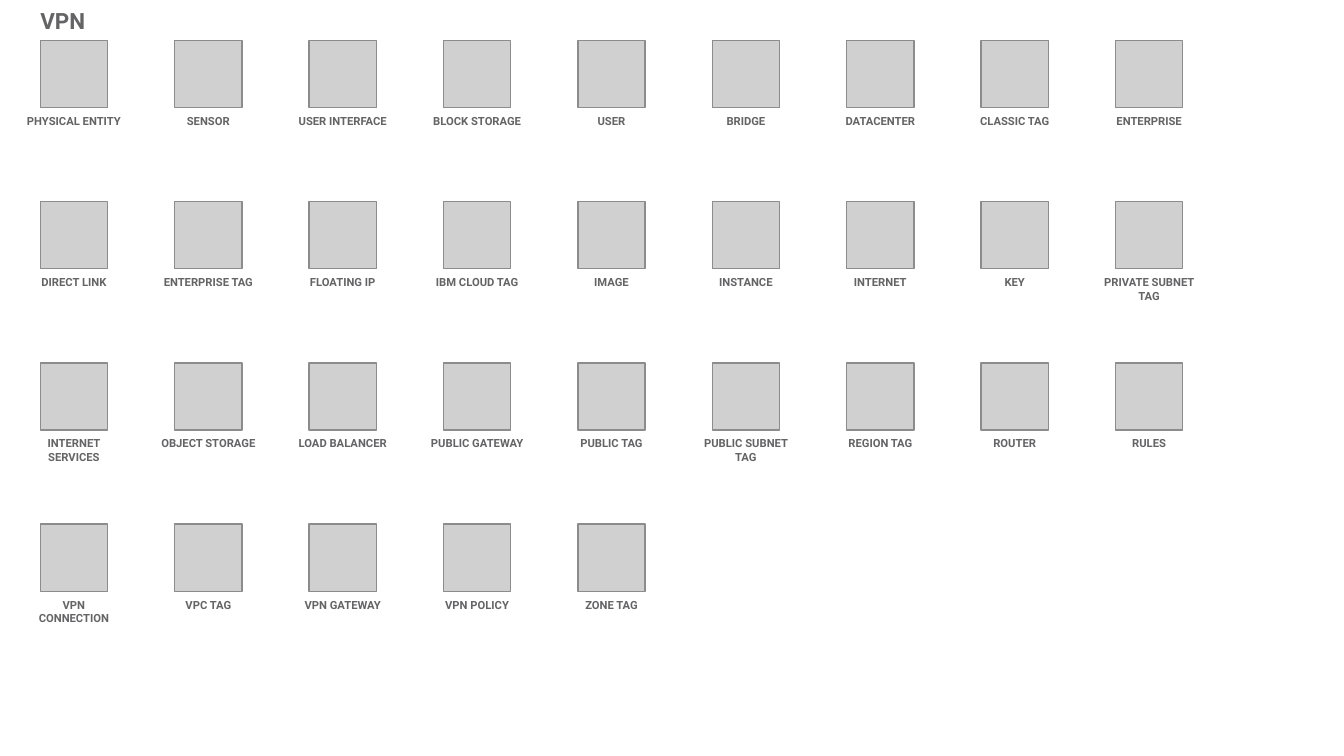
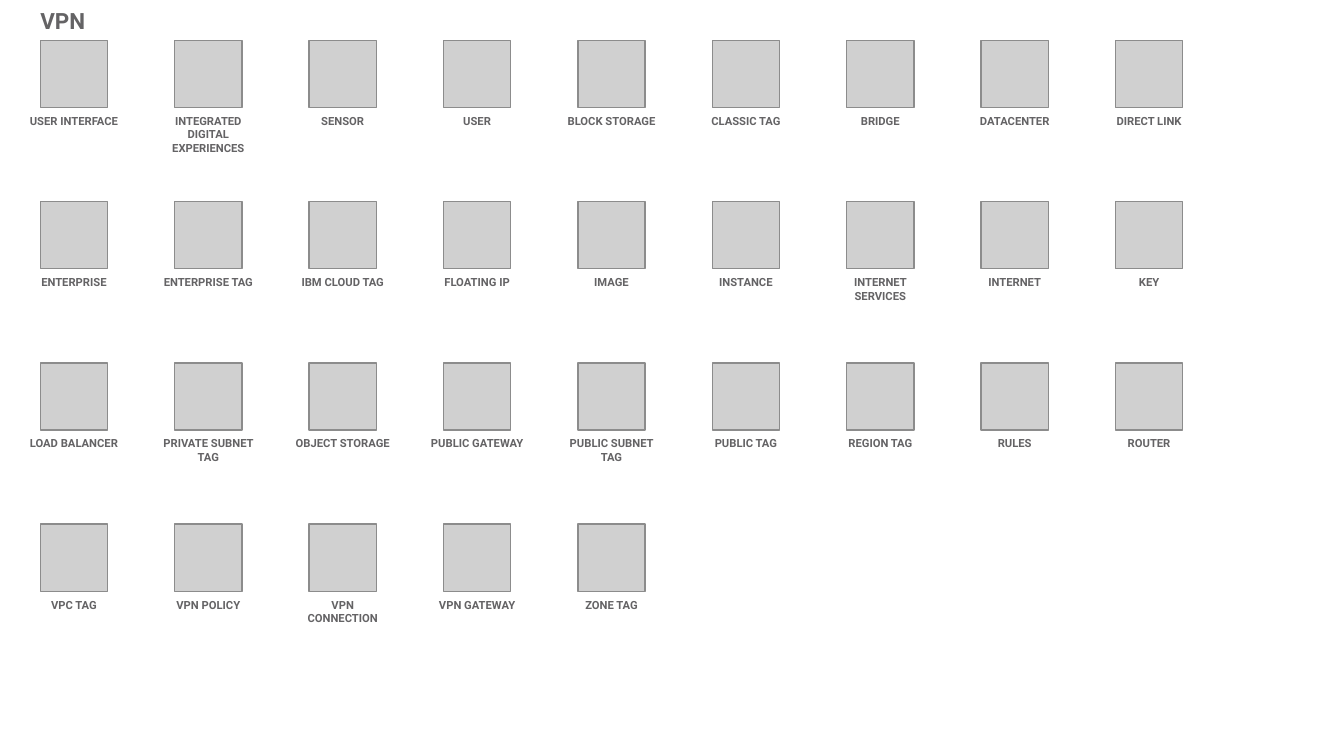
Before and after one commit to l2fprod/myarchitecture, a slide deck: slide 23 of mycatalog-architecture-diagram-template.pptx. Drawn at 1344x756 pixels with LibreOffice and Linux fonts; fonts in the diff are those of the drawing; grey boxes stand for pictures. Boxes give left, top, right and bottom in pixels: in the first picture for what was removed or moved away, otherwise in the second. Text is boxed around its words. In the diff, an @@ line names an element or a change of style, - is before the commit and + after.

Commit message:
new deck

```diff
--- a/mycatalog-architecture-diagram-template.pptx
+++ b/mycatalog-architecture-diagram-template.pptx
@@ text at (x1=30, y1=117, x2=118, y2=125): text changed @@
-PHYSICAL ENTITY
+USER INTERFACE
@@ text added at (x1=172, y1=117, x2=244, y2=152), 6 pt, text #646365, bold @@
+INTEGRATED DIGITAL EXPERIENCES
@@ text removed at (x1=299, y1=117, x2=387, y2=125) @@
-USER INTERFACE
@@ text "CLASSIC TAG" moved from (x1=980, y1=117, x2=1049, y2=125) to (x1=711, y1=117, x2=780, y2=125) @@
@@ text at (x1=1117, y1=117, x2=1181, y2=125): text changed @@
-ENTERPRISE
+DIRECT LINK
@@ text at (x1=41, y1=278, x2=106, y2=286): text changed @@
-DIRECT LINK
+ENTERPRISE
@@ text at (x1=854, y1=278, x2=907, y2=300): text changed @@
-INTERNET
+INTERNET SERVICES
@@ text added at (x1=988, y1=278, x2=1041, y2=286), 6 pt, text #646365, bold @@
+INTERNET
@@ text at (x1=30, y1=439, x2=118, y2=447): text changed @@
-INTERNET SERVICES
+LOAD BALANCER
@@ text "PRIVATE SUBNET TAG" moved from (x1=1104, y1=278, x2=1195, y2=300) to (x1=163, y1=439, x2=254, y2=461) @@
@@ 8 texts moved together from (x1=161, y1=117, x2=1036, y2=447) to (x1=296, y1=117, x2=1171, y2=447) @@
@@ text removed at (x1=299, y1=439, x2=387, y2=447) @@
-LOAD BALANCER
@@ text at (x1=570, y1=439, x2=654, y2=461): text changed @@
-PUBLIC TAG
+PUBLIC SUBNET TAG
@@ text at (x1=715, y1=439, x2=777, y2=447): text changed @@
-PUBLIC SUBNET TAG
+PUBLIC TAG
@@ 4 texts moved together from (x1=185, y1=117, x2=1166, y2=609) to (x1=51, y1=117, x2=1032, y2=609) @@
@@ text at (x1=176, y1=601, x2=241, y2=609): text changed @@
-VPN CONNECTION
+VPN POLICY
@@ text at (x1=308, y1=601, x2=378, y2=622): text changed @@
-VPN GATEWAY
+VPN CONNECTION
@@ text at (x1=439, y1=601, x2=515, y2=609): text changed @@
-VPN POLICY
+VPN GATEWAY
```
Also in this commit, not shown: 19 other slides changed.
